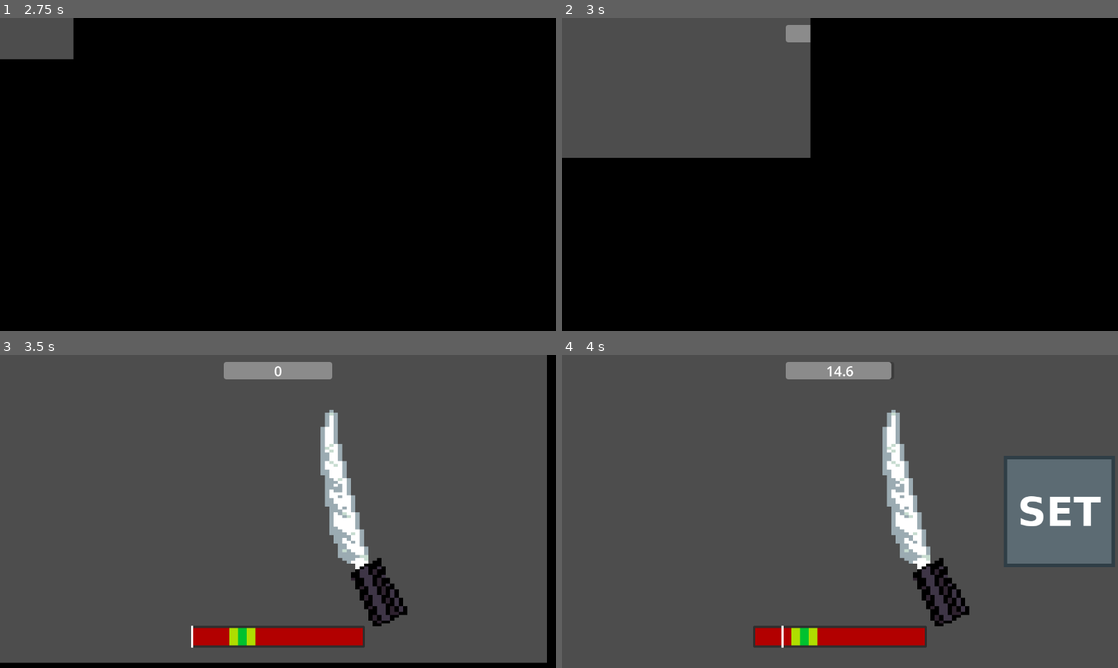
Above: before the commit, frames 1-4 (two rows, left to right).
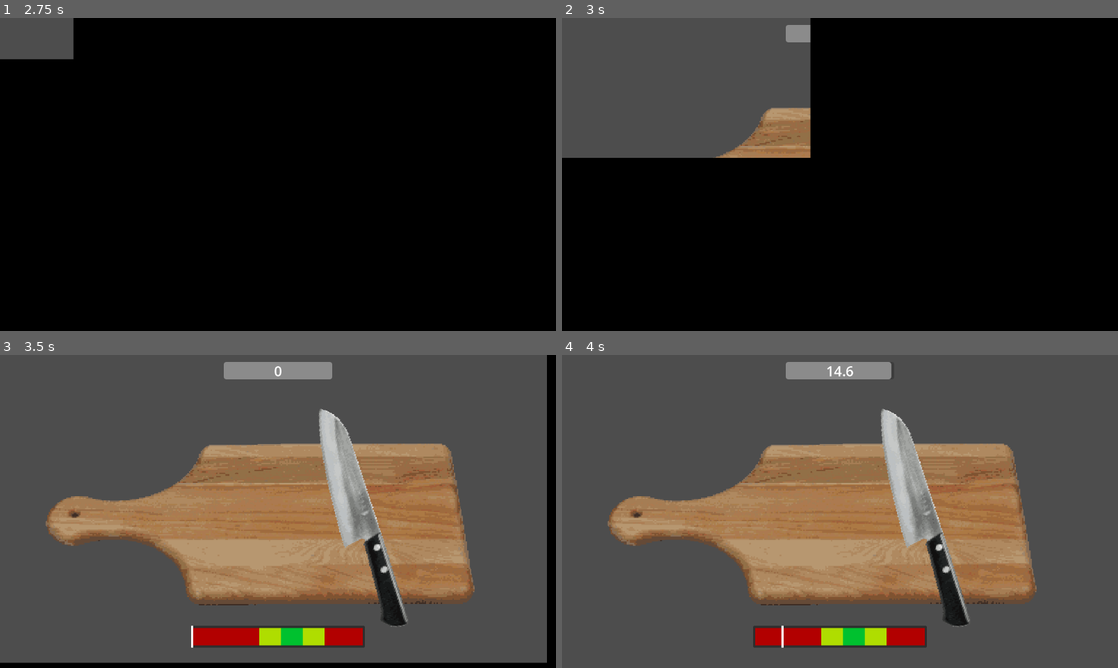
Above: after the commit, the same moments.

Repository: Chebrbober/GMTK-JAM
Game: Godot game, scene res://scenes/main_menu.tscn
Same seed, same stepped clock (60 frames per second), same inputs: the game is played once before the commit and once after it.
Inputs (mouse positions are in pixels of both pictures, inside the frame that each line leads up to):
- Up to frame 1 (2.75 s): click "Play" at 0.5 s; click "Play" at 1.25 s; tap Enter at 2 s; move the mouse to (400, 158) at 2.02 s; press the mouse at (400, 158) at 2.03 s; hold Right (move_right) from 2.03 s (still down); tap Space (jump) at 2.27 s
- Up to frame 2 (3 s): move the mouse to (728, 190) at 2.77 s; release Right (move_right) at 2.78 s; release the mouse at (728, 190) at 2.78 s; hold Down (move_down) from 2.78 s (still down); click (728, 190) at 2.85 s
- Up to frame 3 (3.5 s): keep holding Down (move_down); tap Space (jump) at 3.02 s
- Up to frame 4 (4 s): move the mouse to (895, 442) at 3.52 s; release Down (move_down) at 3.53 s; press the mouse at (895, 442) at 3.53 s; hold Right (move_right) from 3.53 s (still down)

Frame 1 is identical in both runs. In frame 2, 1.8% of the frame differs, in the area x 27-45%, y 28-45%; in frame 3, 30%; in frame 4, 36%, in the area x 8-100%, y 17-93%.
Error after the commit: Invalid access to property or key 'cuts_required' on a base object of type 'Nil'. (res://scripts/food.gd:21)

Commit message:
add different kind of food. Add particles (slice and juice)

Diff:
--- a/project.godot
+++ b/project.godot
@@ -77,5 +77,6 @@
 
 [rendering]
 
+textures/canvas_textures/default_texture_filter=0
 renderer/rendering_method="gl_compatibility"
 renderer/rendering_method.mobile="gl_compatibility"
--- a/scenes/food.tscn
+++ b/scenes/food.tscn
@@ -1,10 +1,46 @@
 [gd_scene load_steps=3 format=3 uid="uid://bxupbsk7issf7"]
 
 [ext_resource type="Script" uid="uid://bqb2x03be0lm0" path="res://scripts/food.gd" id="1_xven1"]
-[ext_resource type="Texture2D" uid="uid://yvsx2jc1bxt8" path="res://addons/settings_menus/icon.png" id="2_af40f"]
+
+[sub_resource type="Curve" id="Curve_xven1"]
+_data = [Vector2(0, 0.977528), 0.0, 0.0, 0, 0, Vector2(0.995763, 0), 0.0, 0.0, 0, 0]
+point_count = 2
 
 [node name="Food" type="Node2D"]
 script = ExtResource("1_xven1")
-available_sprites = Array[Texture2D]([ExtResource("2_af40f")])
 
 [node name="Sprite2D" type="Sprite2D" parent="."]
+
+[node name="SliceParticles" type="CPUParticles2D" parent="."]
+emitting = false
+amount = 1
+one_shot = true
+speed_scale = 1.5
+gravity = Vector2(30, 980)
+initial_velocity_min = 217.05
+initial_velocity_max = 705.43
+angular_velocity_min = -33.49
+linear_accel_min = 21.36
+linear_accel_max = 23.26
+
+[node name="JuiceParticles" type="CPUParticles2D" parent="."]
+emitting = false
+lifetime = 0.5
+one_shot = true
+explosiveness = 1.0
+randomness = 0.19
+lifetime_randomness = 0.13
+emission_shape = 3
+emission_rect_extents = Vector2(1, 1)
+spread = 90.0
+gravity = Vector2(0, 580)
+initial_velocity_min = 73.35
+initial_velocity_max = 144.78
+angular_velocity_min = 11.16
+angular_velocity_max = 55.81
+angle_max = 78.1
+scale_amount_min = 10.0
+scale_amount_max = 15.0
+scale_amount_curve = SubResource("Curve_xven1")
+hue_variation_min = 0.1
+hue_variation_max = 0.2
--- a/scenes/game.tscn
+++ b/scenes/game.tscn
@@ -1,5 +1,6 @@
-[gd_scene load_steps=20 format=3 uid="uid://60kgkd16lk48"]
-
+[gd_scene load_steps=21 format=3 uid="uid://60kgkd16lk48"]
+
+[ext_resource type="Texture2D" uid="uid://djvoj8lutmv8w" path="res://assets/cutting_board.png" id="1_trtic"]
 [ext_resource type="Script" uid="uid://bhxd7n2o5j84x" path="res://addons/settings_menus/ui/pause_menu_ui.gd" id="1_uwrxv"]
 [ext_resource type="Script" uid="uid://xihw66v5bdwf" path="res://scripts/cut_bar.gd" id="2_lbhrr"]
 [ext_resource type="Script" uid="uid://bj5aths4ml4bm" path="res://scripts/food_spawner.gd" id="2_yqjtg"]
@@ -114,21 +115,27 @@
 
 [node name="Game" type="Node2D"]
 
+[node name="CuttingBoard" type="Sprite2D" parent="."]
+position = Vector2(599.049, 388.75)
+scale = Vector2(1.0788, 1.0788)
+texture = ExtResource("1_trtic")
+
+[node name="FoodSpawner" type="Node" parent="."]
+script = ExtResource("2_yqjtg")
+food_scene = ExtResource("3_lnu2h")
+resources_folder = "/home/beaver/Projects/gmtk-game-jam/scripts/resources"
+
+[node name="ClickArea" type="Control" parent="FoodSpawner"]
+layout_mode = 3
+anchors_preset = 15
+anchor_right = 1.0
+anchor_bottom = 1.0
+grow_horizontal = 2
+grow_vertical = 2
+mouse_filter = 1
+
 [node name="UI" type="CanvasLayer" parent="."]
 process_mode = 1
-
-[node name="FoodSpawner" type="Node" parent="UI"]
-script = ExtResource("2_yqjtg")
-food_scene = ExtResource("3_lnu2h")
-
-[node name="ClickArea" type="Control" parent="UI/FoodSpawner"]
-layout_mode = 3
-anchors_preset = 15
-anchor_right = 1.0
-anchor_bottom = 1.0
-grow_horizontal = 2
-grow_vertical = 2
-mouse_filter = 1
 
 [node name="CutBar" type="Control" parent="UI"]
 unique_name_in_owner = true
@@ -314,7 +321,7 @@
 top_level = true
 z_index = 150
 position = Vector2(838, 375)
-scale = Vector2(1, 0.655)
+scale = Vector2(1.165, 0.795)
 texture = ExtResource("12_dinhu")
 script = ExtResource("12_kvuet")
 
@@ -327,9 +334,9 @@
 script = ExtResource("1_uwrxv")
 main_menu_scene_path = "uid://cy18vdwi6ps75"
 
-[connection signal="cut_acces_changed" from="UI/FoodSpawner" to="UI/CutBar" method="_on_food_spawner_cut_acces_changed"]
-[connection signal="gui_input" from="UI/FoodSpawner/ClickArea" to="UI/CutBar" method="_on_click_area_gui_input"]
-[connection signal="gui_input" from="UI/FoodSpawner/ClickArea" to="UI/Combo/RushMode" method="_on_click_area_gui_input"]
+[connection signal="cut_acces_changed" from="FoodSpawner" to="UI/CutBar" method="_on_food_spawner_cut_acces_changed"]
+[connection signal="gui_input" from="FoodSpawner/ClickArea" to="UI/CutBar" method="_on_click_area_gui_input"]
+[connection signal="gui_input" from="FoodSpawner/ClickArea" to="UI/Combo/RushMode" method="_on_click_area_gui_input"]
 [connection signal="mouse_clicked" from="UI/CutBar" to="UI/Countdown" method="_on_cut_bar_mouse_clicked"]
 [connection signal="mouse_clicked" from="UI/CutBar" to="UI/Combo" method="_on_cut_bar_mouse_clicked"]
 [connection signal="mouse_clicked" from="UI/CutBar" to="UI/RandomEvents/FrozenMode" method="_on_cut_bar_mouse_clicked"]
--- a/scripts/combo.gd
+++ b/scripts/combo.gd
@@ -32,11 +32,9 @@
 
 func check_upgrade() -> void:
 	if succesful_cuts_done > 1:
-		if succesful_cuts_done % 30 == 0:
+		if succesful_cuts_done % 20 == 0:
 			rush_mode.enable_mode()
-		elif succesful_cuts_done % 20 == 0:
+		elif succesful_cuts_done % 10 == 0:
 			countdown.add_to_current_timer(5)
-		elif succesful_cuts_done % 10 == 0:
-			countdown.add_to_current_timer(3)
 		else:
 			countdown.add_to_current_timer(1)
--- a/scripts/cut_bar.gd
+++ b/scripts/cut_bar.gd
@@ -12,14 +12,14 @@
 var direction: int = 1
 var size_multiplier: float = 1.2
 var speed_multiplier: float = 1.05
-var max_size: float = 150
+var max_size: float = 350
 var can_cut: bool
 
 signal mouse_clicked(type: CutType)
 
 func _ready() -> void:
-	yellow_zone.size.x *= 2
-	green_zone.size.x *= 2
+	yellow_zone.size.x *= 5
+	green_zone.size.x *= 5
 	randomize_pos()
 
 func get_current_speed():
@@ -75,12 +75,12 @@
 		if temp_speed <= 0:
 			speed *= speed_multiplier
 	elif !is_hit and yellow_zone.size.x < 150:
-		var yellow_zone_size: int = yellow_zone.size.x * (size_multiplier+0.3)
+		var yellow_zone_size: int = yellow_zone.size.x * (size_multiplier+0.5)
 		if yellow_zone_size <= 150:
 			yellow_zone.size.x = yellow_zone_size
-			green_zone.size.x *= size_multiplier
+			green_zone.size.x *= (size_multiplier+0.5)
 			if temp_speed <= 0:
-				speed /= (speed_multiplier+0.3)
+				speed /= speed_multiplier
 
 func _on_food_spawner_cut_acces_changed(cut_acces: bool) -> void:
 	can_cut = cut_acces
--- a/scripts/food.gd
+++ b/scripts/food.gd
@@ -1,26 +1,39 @@
 class_name Food extends Node2D
 
 @onready var sprite_2d: Sprite2D = $Sprite2D
+@onready var slice_particles: CPUParticles2D = $SliceParticles
+@onready var juice_particles: CPUParticles2D = $JuiceParticles
 @export var cuts_required: int = 5
 @export var cuts_done: int = 0
-@export var available_sprites: Array[Texture2D]
+@export var data: FoodResource
 
 signal finished(node: Node2D)
 
 func _ready() -> void:
-	if !available_sprites.is_empty():
-		sprite_2d.texture = available_sprites[randi_range(0, available_sprites.size() - 1)]
-
+	setup(data)
 	sprite_2d.region_enabled = true
 	sprite_2d.region_rect = Rect2(
 		Vector2.ZERO,
 		sprite_2d.texture.get_size()
 	)
 
+func setup(data: FoodResource) -> void:
+	cuts_required = data.cuts_required
+	sprite_2d.texture = data.sprite
+	slice_particles.texture = data.slice_sprite
+	juice_particles.color = data.juice_particles_color
+
 func cut(type: CutType.Result) -> void:
 	if type == CutType.Result.MISS:
 		return
 	cuts_done += 1
+
+	juice_particles.position.x = sprite_2d.texture.get_size().x / 2
+	juice_particles.emission_rect_extents = Vector2(1, sprite_2d.texture.get_size().y / 2)
+	juice_particles.emitting = true
+
+	slice_particles.position.x = sprite_2d.texture.get_size().x / 2
+	slice_particles.emitting = true
 
 	var remaining = cuts_required - cuts_done
 	var fraction = float(remaining) / cuts_required
--- a/scripts/food_spawner.gd
+++ b/scripts/food_spawner.gd
@@ -1,6 +1,8 @@
 class_name FoodSpawner extends Node
 
 @export var food_scene: PackedScene
+@export_global_dir var resources_folder
+@export var foods: Array[FoodResource]
 @onready var screen_size = get_viewport().get_visible_rect().size
 @onready var start_pos = Vector2(screen_size.x+250, screen_size.y/2)
 @onready var center_pos = screen_size / 2
@@ -13,14 +15,46 @@
 signal cut_acces_changed(can_cut: bool)
 
 func _ready() -> void:
+	await search_for_food()
 	spawn()
+
+func search_for_food() -> void:
+	foods.clear()
+
+	var dir := DirAccess.open(resources_folder)
+	if dir == null:
+		push_error("Couldn't open folder: " + resources_folder)
+		return
+
+	dir.list_dir_begin()
+
+	while true:
+		var file := dir.get_next()
+
+		if file == "":
+			break
+		if dir.current_is_dir():
+			continue
+		if file.ends_with(".tres"):
+			var resource := load(resources_folder.path_join(file))
+			if resource is FoodResource:
+				foods.append(resource)
+
+	dir.list_dir_end()
+
+	print("Loaded ", foods.size(), " food resources.")
 
 func spawn() -> void:
 	var food = food_scene.instantiate()
+
+	var data: FoodResource = foods.pick_random()
+
+	food.data = data
 	food.position = start_pos
 	food.finished.connect(throw)
 	cut_bar.mouse_clicked.connect(food.cut)
-	self.add_child(food)
+
+	add_child(food)
 	move_to_center(food)
 
 func move_to_center(node: Node2D) -> void:
--- /dev/null
+++ b/scripts/resources/cucumber.tres
@@ -0,0 +1,11 @@
+[gd_resource type="Resource" script_class="FoodResource" load_steps=3 format=3 uid="uid://bj2psoy5wx7yc"]
+
+[ext_resource type="Script" uid="uid://sf08sknbqt15" path="res://scripts/resources/food_res.gd" id="1_0lnky"]
+[ext_resource type="Texture2D" uid="uid://dpijq134y5cv8" path="res://assets/cucumber.png" id="2_o8myk"]
+
+[resource]
+script = ExtResource("1_0lnky")
+cuts_required = 5
+sprite = ExtResource("2_o8myk")
+juice_particles_color = Color(0, 0.662745, 0, 1)
+metadata/_custom_type_script = "uid://sf08sknbqt15"
--- /dev/null
+++ b/scripts/resources/eggplant.tres
@@ -0,0 +1,11 @@
+[gd_resource type="Resource" script_class="FoodResource" load_steps=3 format=3 uid="uid://bo1d1fr0wa8f7"]
+
+[ext_resource type="Script" uid="uid://sf08sknbqt15" path="res://scripts/resources/food_res.gd" id="1_yl0mp"]
+[ext_resource type="Texture2D" uid="uid://e4kxatgc86dy" path="res://assets/eggplant.png" id="2_smypx"]
+
+[resource]
+script = ExtResource("1_yl0mp")
+cuts_required = 7
+sprite = ExtResource("2_smypx")
+juice_particles_color = Color(0.701961, 0.6, 0, 1)
+metadata/_custom_type_script = "uid://sf08sknbqt15"
--- /dev/null
+++ b/scripts/resources/food_res.gd
@@ -0,0 +1,6 @@
+class_name FoodResource extends Resource
+
+@export var cuts_required: int
+@export var sprite: Texture2D
+@export var slice_sprite: Texture2D
+@export var juice_particles_color: Color
--- /dev/null
+++ b/scripts/resources/pineapple.tres
@@ -0,0 +1,11 @@
+[gd_resource type="Resource" script_class="FoodResource" load_steps=3 format=3 uid="uid://bqailmn035a1d"]
+
+[ext_resource type="Script" uid="uid://sf08sknbqt15" path="res://scripts/resources/food_res.gd" id="1_l5pdf"]
+[ext_resource type="Texture2D" uid="uid://daoh52srj4wcq" path="res://assets/pineapple.png" id="2_4fs6u"]
+
+[resource]
+script = ExtResource("1_l5pdf")
+cuts_required = 10
+sprite = ExtResource("2_4fs6u")
+juice_particles_color = Color(0.929412, 0.713726, 0, 1)
+metadata/_custom_type_script = "uid://sf08sknbqt15"
--- /dev/null
+++ b/scripts/resources/tomato.tres
@@ -0,0 +1,13 @@
+[gd_resource type="Resource" script_class="FoodResource" load_steps=4 format=3 uid="uid://babb2au7ofvxr"]
+
+[ext_resource type="Script" uid="uid://sf08sknbqt15" path="res://scripts/resources/food_res.gd" id="1_aqv51"]
+[ext_resource type="Texture2D" uid="uid://n4rongdf08r5" path="res://assets/tomato.png" id="2_8fekj"]
+[ext_resource type="Texture2D" uid="uid://bkdcq7gg2qs7g" path="res://assets/tomato_slice.png" id="2_hdpgh"]
+
+[resource]
+script = ExtResource("1_aqv51")
+cuts_required = 3
+sprite = ExtResource("2_8fekj")
+slice_sprite = ExtResource("2_hdpgh")
+juice_particles_color = Color(0.992157, 0, 0.0941176, 1)
+metadata/_custom_type_script = "uid://sf08sknbqt15"
Binary file added: assets/cucumber.png
Not shown, added: assets/cucumber.png.import
Binary file added: assets/cutting_board.png
Not shown, added: assets/cutting_board.png.import
Binary file added: assets/eggplant.png
Not shown, added: assets/eggplant.png.import
Binary file changed: assets/knife.png
Binary file added: assets/pineapple.png
Not shown, added: assets/pineapple.png.import
Binary file added: assets/tomato.png
Not shown, added: assets/tomato.png.import
Binary file added: assets/tomato_slice.png
(and 2 more such lines)
